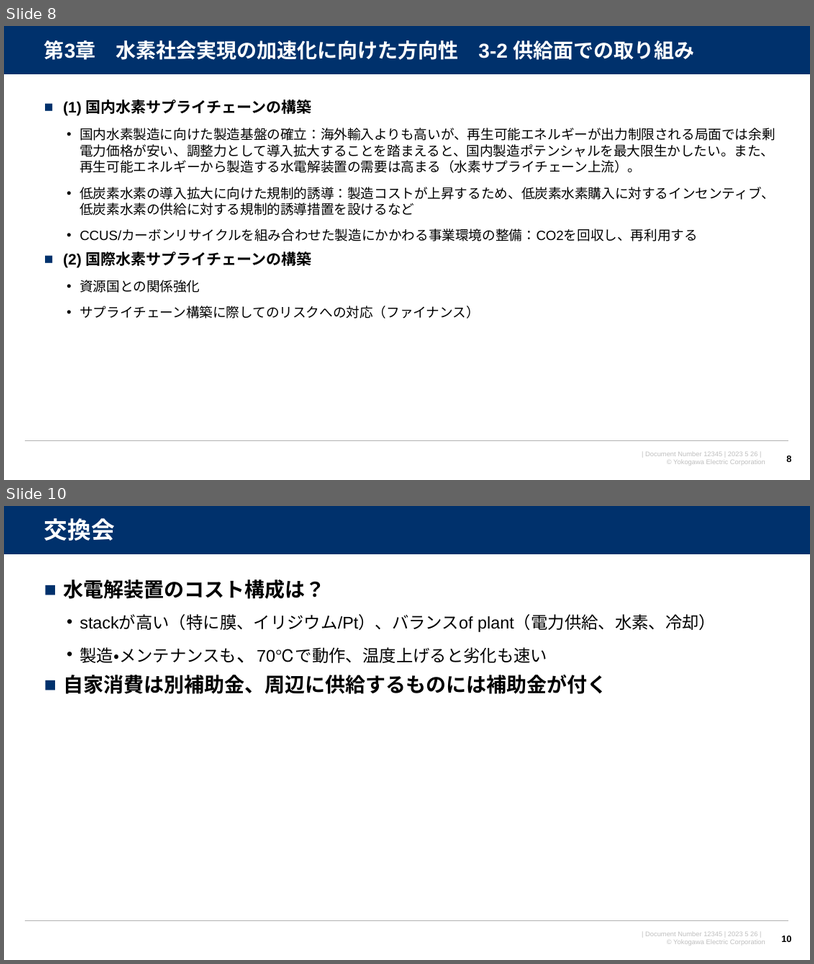
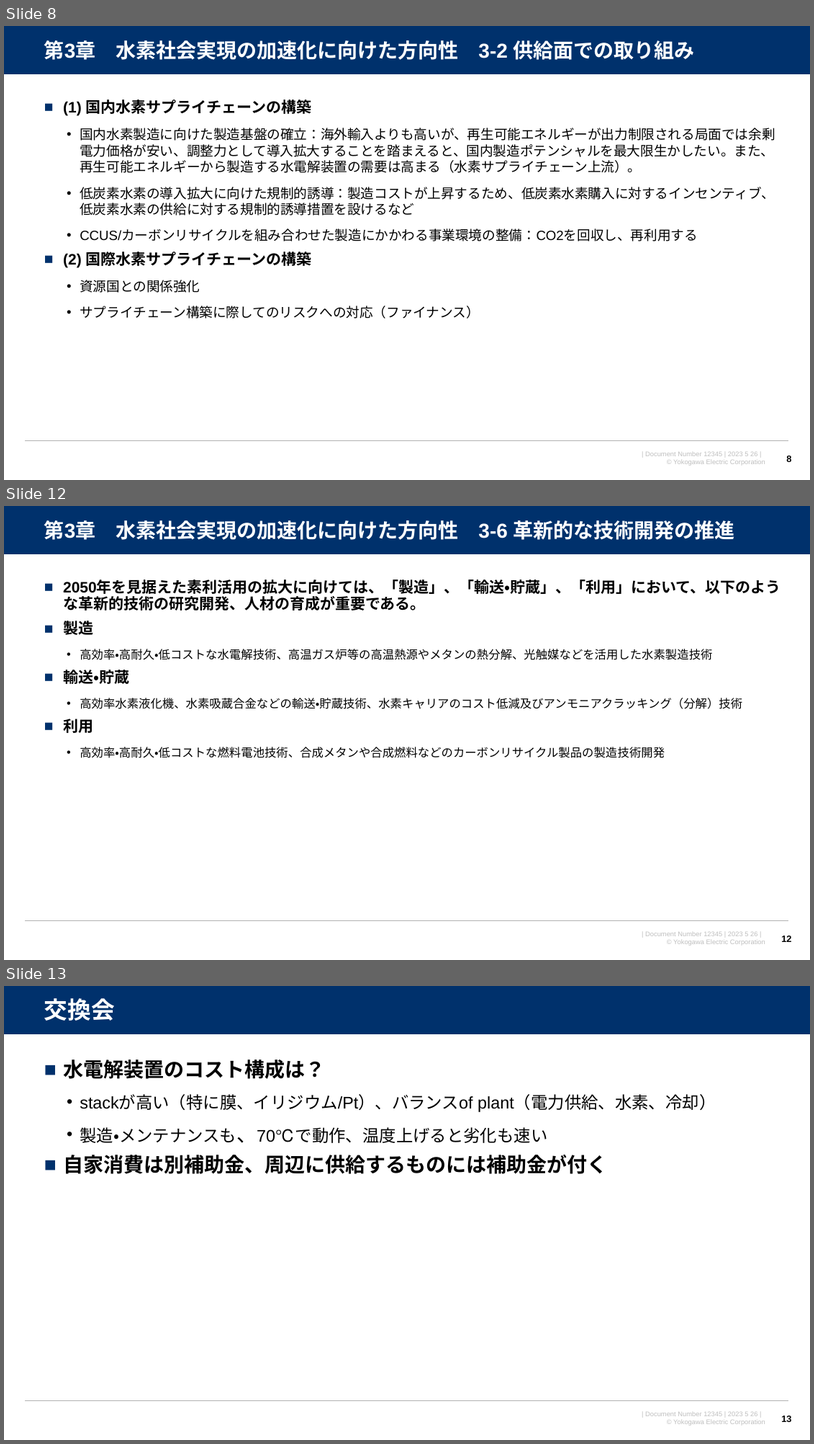
Before and after one commit to watarukumagai-git/opt, a slide deck: yamanashi/水素基本戦略.pptx. Shown one above the other, each under a label of ours: slides 8 and 10 before the commit, slides 8, 12 and 13 after it; the slides between them are not shown. The pictures are 814x964 and 814x1444 pixels, drawn with LibreOffice and Linux fonts; fonts in the diff are those of the drawing; background and template pictures are left out. Boxes give left, top, right and bottom in pixels: in the first picture for what was removed or moved away, otherwise in the second. Text is boxed around its words. In the diff, an @@ line names an element or a change of style, - is before the commit and + after.

```diff
--- a/yamanashi/水素基本戦略.pptx
+++ b/yamanashi/水素基本戦略.pptx
@@ slide 12 added at (x1=4, y1=506, x2=810, y2=960), background #FFFFFF; not listed: 4 template elements that a slide beside it also shows @@
@@ title added at (x1=44, y1=520, x2=736, y2=540), 24 pt, text #FFFFFF, bold @@
+第3章 水素社会実現の加速化に向けた方向性 3-6 革新的な技術開発の推進
@@ text added at (x1=63, y1=581, x2=782, y2=758), 14 pt, text #000000 @@
+■ 2050年を見据えた素利活用の拡大に向けては、「製造」、「輸送・貯蔵」、「利用」において、以下のような革新的技術の研究開発、人材の育成が重要である。
+■ 製造
+  • 高効率・高耐久・低コストな水電解技術、高温ガス炉等の高温熱源やメタンの熱分解、光触媒などを活用した水素製造技術
+■ 輸送・貯蔵
+  • 高効率水素液化機、水素吸蔵合金などの輸送・貯蔵技術、水素キャリアのコスト低減及びアンモニアクラッキング（分解）技術
+■ 利用
+  • 高効率・高耐久・低コストな燃料電池技術、合成メタンや合成燃料などのカーボンリサイクル製品の製造技術開発
@@ page number added at (x1=782, y1=935, x2=792, y2=942), 11 pt, text #000000, bold @@
+12
@@ what was slide 10 is now slide 13 @@
@@ page number at (x1=782, y1=1415, x2=792, y2=1422): text changed @@
-10
+13
```
Also in this commit, not shown: 1 slide changed, 2 other slides added.
